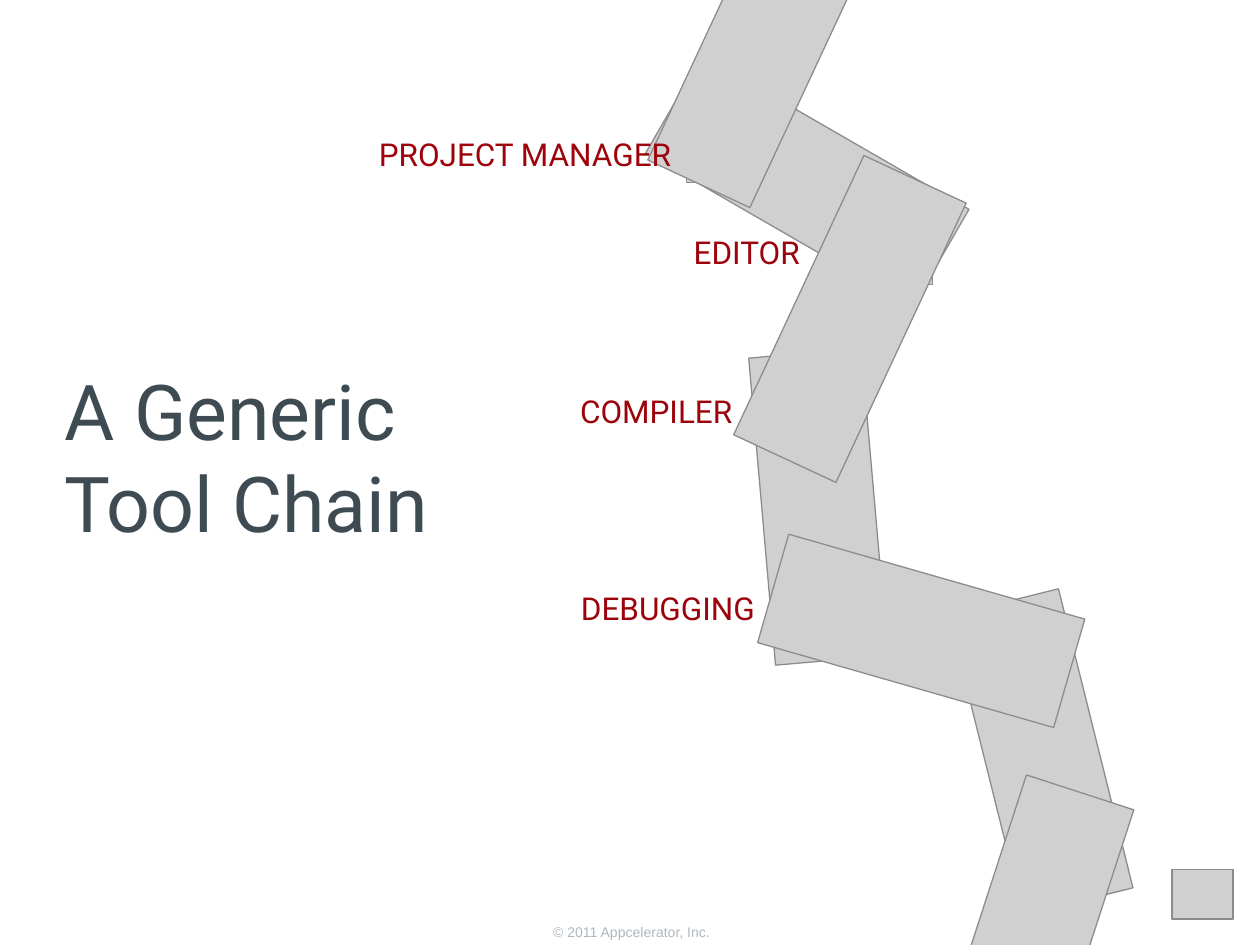
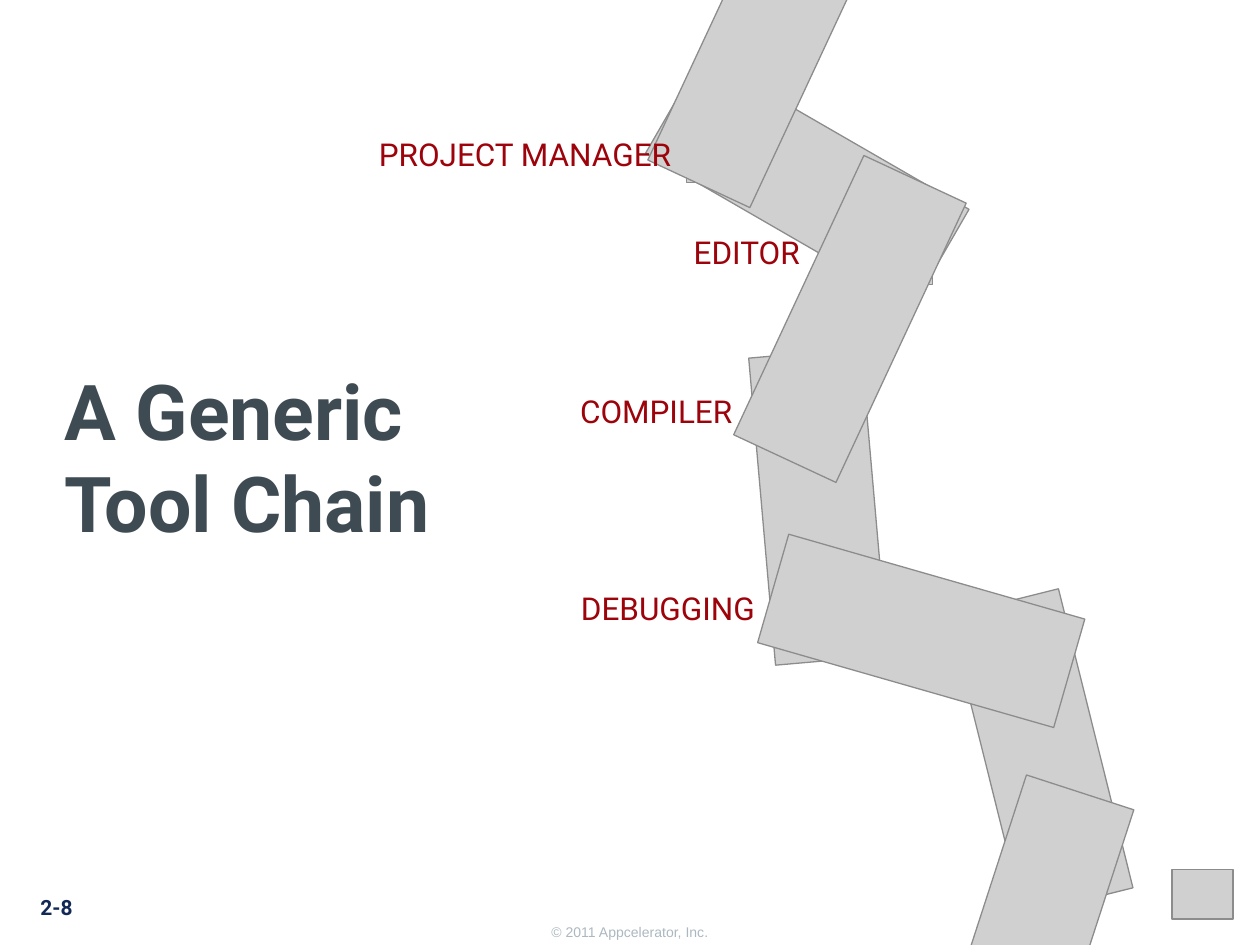
Before and after one commit to appcelerator-training-archive/tcad_certification, a slide deck: slide 8 of 210/210.ppt. Drawn at 1260x945 pixels with LibreOffice and Linux fonts; fonts in the diff are those of the drawing; grey boxes stand for pictures; background and template pictures are left out. Boxes give left, top, right and bottom in pixels: in the first picture for what was removed or moved away, otherwise in the second. Text is boxed around its words. In the diff, an @@ line names an element or a change of style, - is before the commit and + after.

```diff
--- a/210/210.ppt
+++ b/210/210.ppt
@@ text "A Generic" at [65, 383, 429, 533]: bold on @@
@@ page number added at [40, 900, 72, 916], 12 pt, text #122956, bold @@
+2-8
@@ text added at [566, 927, 709, 940], 8 pt, text #ACB8C0 @@
+© 2011 Appcelerator, Inc.
@@ text removed at [567, 927, 710, 940] @@
-© 2011 Appcelerator, Inc.
```
Also in this commit, not shown: 27 other slides changed, 1 slide added, 5 slides removed, 54 other files.
